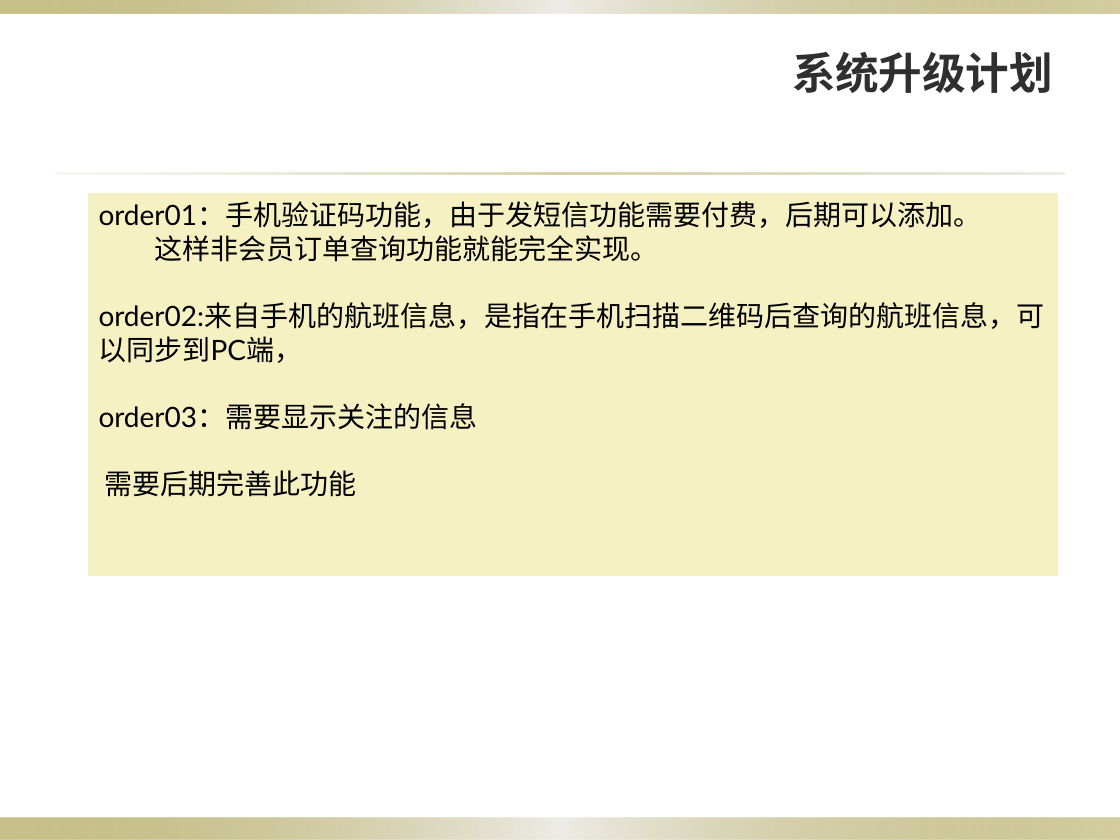
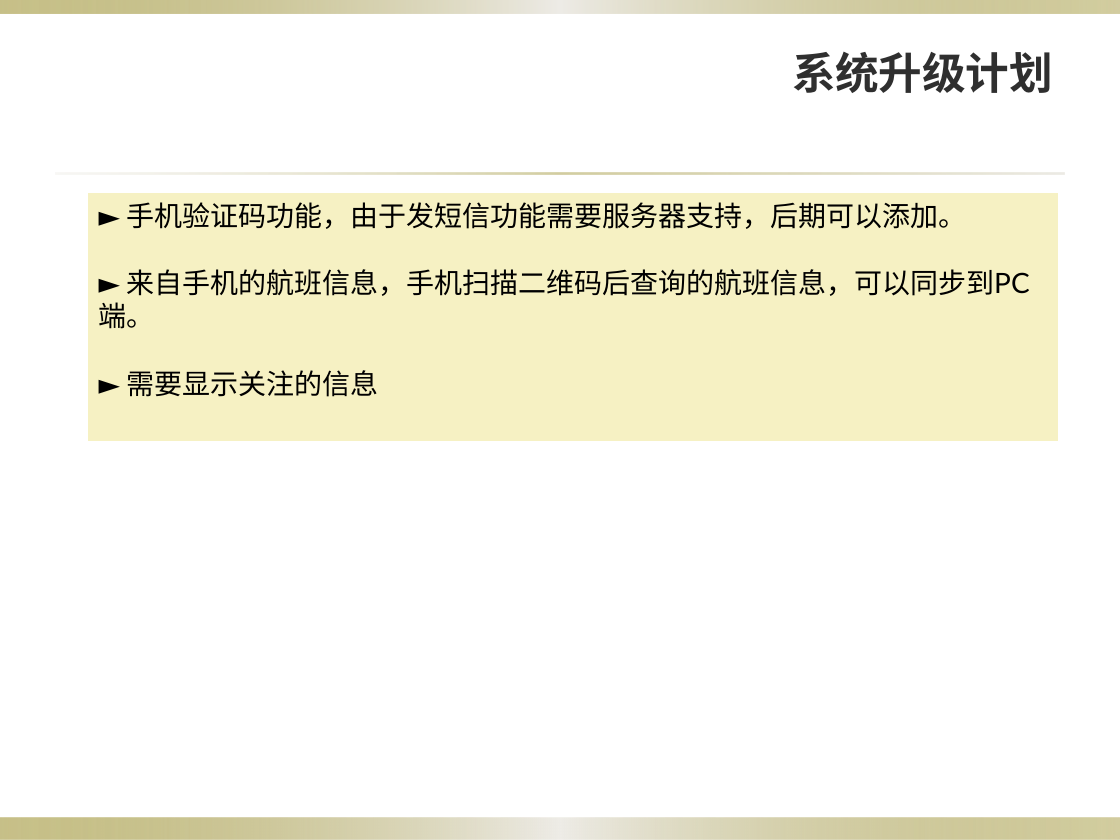
Before and after one commit to LittleHibiscus/txw, a slide deck: slide 20 of doc/天巡网系统.pptx. Drawn at 1120x840 pixels with LibreOffice and Linux fonts; fonts in the diff are those of the drawing; background and template pictures are left out. Boxes give left, top, right and bottom in pixels: in the first picture for what was removed or moved away, otherwise in the second. Text is boxed around its words. In the diff, an @@ line names an element or a change of style, - is before the commit and + after.

```diff
--- a/doc/天巡网系统.pptx
+++ b/doc/天巡网系统.pptx
@@ rectangle "► 手机验证码功能，由于发短信功能需要服务器支持，后期可以添加。": place and size @@
-rectangle "► 手机验证码功能，由于发短信功能需要服务器支持，后期可以添加。" at [87,193,1058,577]
+rectangle "► 手机验证码功能，由于发短信功能需要服务器支持，后期可以添加。" at [87,193,1058,441]
@@ text in rectangle at [99,202,994,397]: text changed @@
-order01：手机验证码功能，由于发短信功能需要付费，后期可以添加。
-这样非会员订单查询功能就能完全实现。
-order02:来自手机的航班信息，是指在手机扫描二维码后查询的航班信息，可以同步到PC端，
-order03：需要显示关注的信息
-需要后期完善此功能
+► 手机验证码功能，由于发短信功能需要服务器支持，后期可以添加。
+► 来自手机的航班信息，手机扫描二维码后查询的航班信息，可以同步到PC端。
+► 需要显示关注的信息
```
Also in this commit, not shown: 3 other slides changed, 2 slides added.
